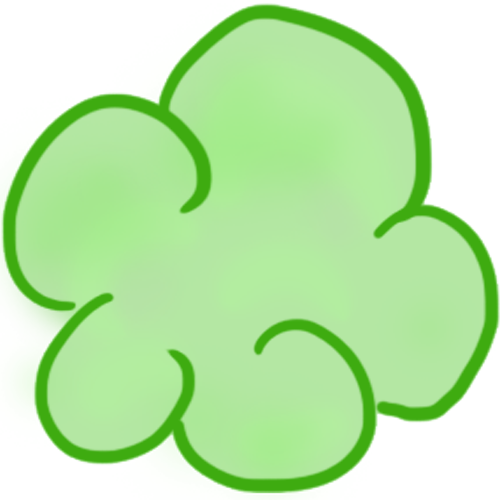
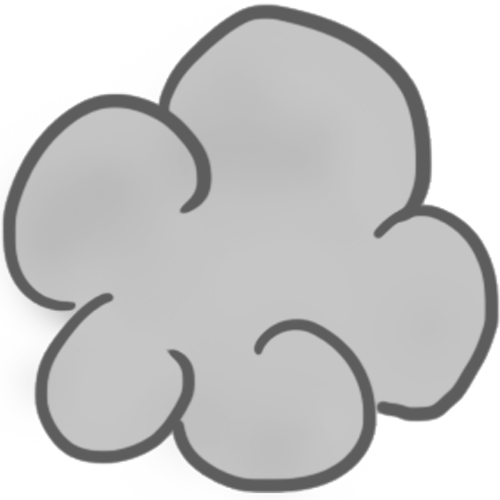
Revision of a layered 500 × 500 image; what changed, layer by layer:
pixels changed over left=0, top=3, right=500, bottom=500 (layer not identified)
